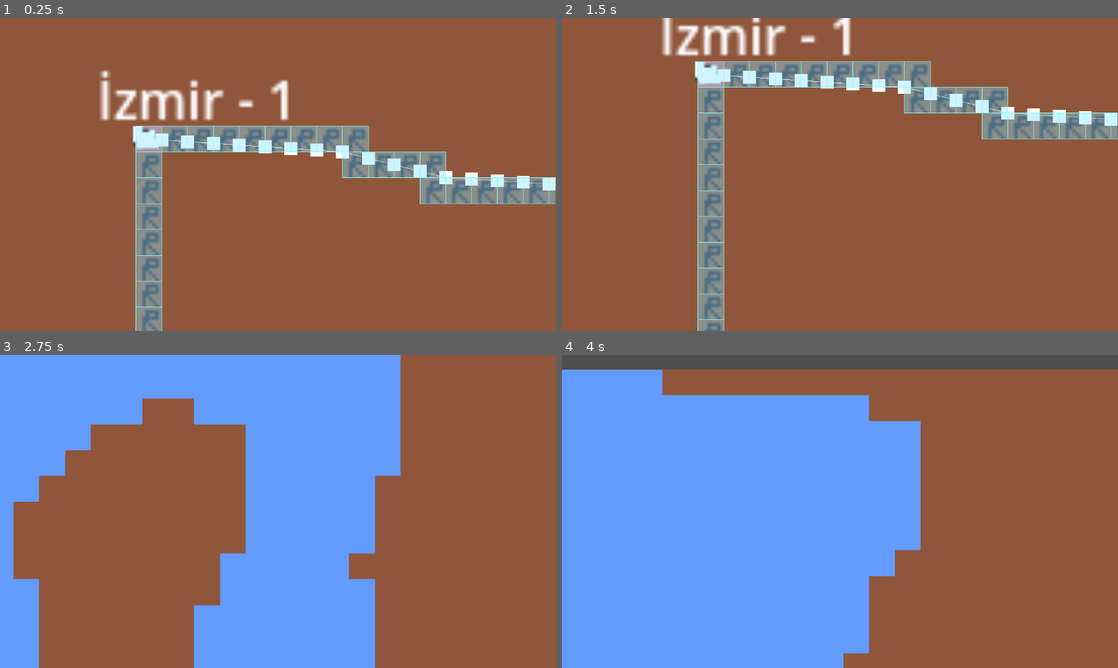
Above: before the commit, frames 1-4 (two rows, left to right).
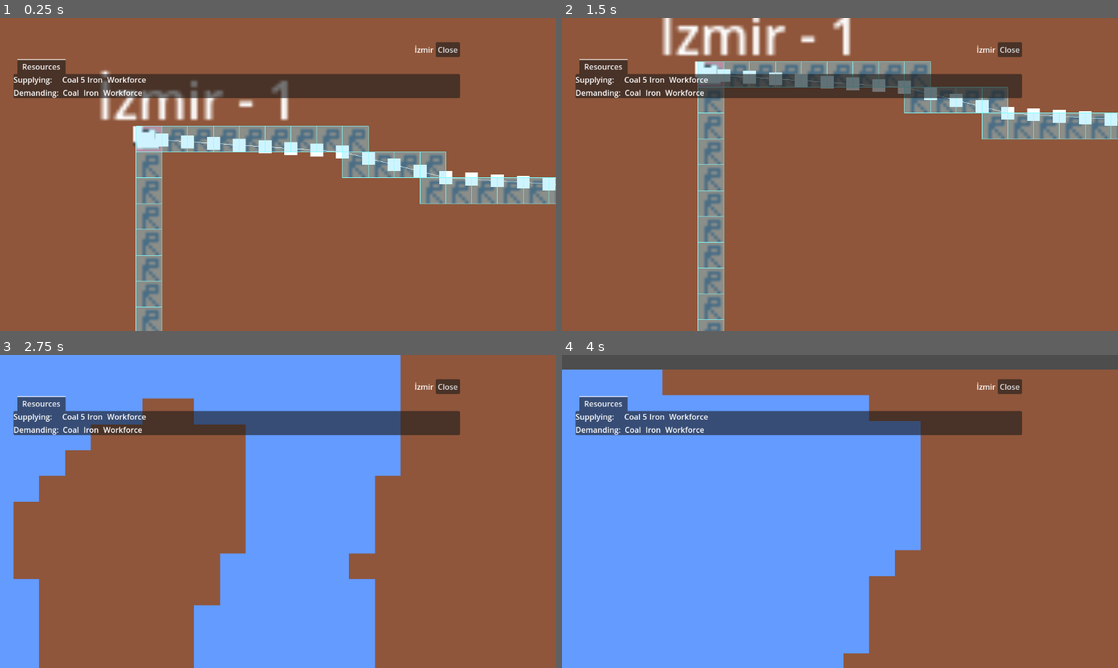
Above: after the commit, the same moments.

Repository: yigitozdemir/GLorryCorp
Game: Godot game, scene res://scenes/main_scenes/game_scene/game_scene.tscn
The game is run twice, just before and just after one commit, with the same random seed, the same clock (stepped at 60 frames per second) and the same inputs.
Inputs (mouse positions are in pixels of both pictures, inside the frame that each line leads up to):
- Up to frame 1 (0.25 s): no input
- Up to frame 2 (1.5 s): tap Enter at 0.5 s; move the mouse to (962, 158) at 0.52 s; click (962, 158) at 0.6 s; tap Space at 1.25 s; move the mouse to (728, 190) at 1.27 s; tap S (camera_move_down) at 1.35 s
- Up to frame 3 (2.75 s): click (166, 527) at 1.55 s; tap Enter at 2 s; move the mouse to (333, 442) at 2.02 s; hold A (camera_move_left) from 2.03 s (still down); click (333, 442) at 2.3 s
- Up to frame 4 (4 s): move the mouse to (812, 574) at 2.77 s; release A (camera_move_left) at 2.78 s; tap D (camera_move_right) at 2.85 s; click (812, 574) at 3.05 s; tap Space at 3.5 s; move the mouse to (1006, 558) at 3.52 s; hold W (camera_move_up) from 3.53 s (still down); click (1006, 558) at 3.8 s

The runs differ from the first frame. In frame 1, 6.9% of the frame differs, in the area x 2-83%, y 7-26%; in frame 2, 6.9%; in frame 3, 7.0%; in frame 4, 7.0%.

Commit message:
8 Display city demands in city menu

Diff:
--- a/scenes/main_scenes/game_scene/game_scene.gd
+++ b/scenes/main_scenes/game_scene/game_scene.gd
@@ -9,6 +9,9 @@
 @export var res_coal_label: Label
 @export var res_iron_label: Label
 @export var res_wf_label: Label
+@export var dem_coal_label: Label
+@export var dem_iron_label: Label
+@export var dem_wf_label: Label
 
 ## method to show city menu and assign selected city
 func show_city_menu(city: City) -> void:
@@ -18,6 +21,10 @@
 	res_coal_label.text = str(city.res_coal)
 	res_iron_label.text = str(city.res_iron)
 	res_wf_label.text   = str(city.res_workforce)
+	dem_coal_label.text = str(city.demand_coal)
+	dem_iron_label.text = str(city.demand_iron)
+	dem_wf_label.text = str(city.demand_workforce)
+
 ## method to hide city menu and clear selected city
 func hide_city_menu() -> void:
 	$ui_canvas/city_menu.hide()
--- a/scenes/main_scenes/game_scene/game_scene.tscn
+++ b/scenes/main_scenes/game_scene/game_scene.tscn
@@ -78,11 +78,14 @@
 atlas = ExtResource("1_5mxav")
 region = Rect2(248, 0, 8, 8)
 
-[node name="game_scene" type="Node2D" node_paths=PackedStringArray("res_coal_label", "res_iron_label", "res_wf_label")]
+[node name="game_scene" type="Node2D" node_paths=PackedStringArray("res_coal_label", "res_iron_label", "res_wf_label", "dem_coal_label", "dem_iron_label", "dem_wf_label")]
 script = ExtResource("1_1vlji")
-res_coal_label = NodePath("ui_canvas/city_menu/city_menu/Resources/HBoxContainer/coal/Label")
-res_iron_label = NodePath("ui_canvas/city_menu/city_menu/Resources/HBoxContainer/iron/Label")
-res_wf_label = NodePath("ui_canvas/city_menu/city_menu/Resources/HBoxContainer/workforce/Label")
+res_coal_label = NodePath("ui_canvas/city_menu/city_menu/Resources/res_con/coal/Label")
+res_iron_label = NodePath("ui_canvas/city_menu/city_menu/Resources/res_con/iron/Label")
+res_wf_label = NodePath("ui_canvas/city_menu/city_menu/Resources/res_con/workforce/Label")
+dem_coal_label = NodePath("ui_canvas/city_menu/city_menu/Resources/dem_con/coal/Label")
+dem_iron_label = NodePath("ui_canvas/city_menu/city_menu/Resources/dem_con/iron/Label")
+dem_wf_label = NodePath("ui_canvas/city_menu/city_menu/Resources/dem_con/workfoce/Label")
 
 [node name="map" type="TileMap" parent="."]
 position = Vector2(2, 0)
@@ -133,7 +136,6 @@
 [node name="ui_canvas" type="CanvasLayer" parent="."]
 
 [node name="city_menu" type="VBoxContainer" parent="ui_canvas"]
-visible = false
 offset_left = 28.0
 offset_top = 50.0
 offset_right = 953.0
@@ -158,40 +160,81 @@
 [node name="Resources" type="VBoxContainer" parent="ui_canvas/city_menu/city_menu"]
 layout_mode = 2
 
-[node name="HBoxContainer" type="HBoxContainer" parent="ui_canvas/city_menu/city_menu/Resources"]
-layout_mode = 2
-
-[node name="coal" type="HBoxContainer" parent="ui_canvas/city_menu/city_menu/Resources/HBoxContainer"]
-layout_mode = 2
-
-[node name="Coal" type="Label" parent="ui_canvas/city_menu/city_menu/Resources/HBoxContainer/coal"]
+[node name="res_con" type="HBoxContainer" parent="ui_canvas/city_menu/city_menu/Resources"]
+layout_mode = 2
+
+[node name="Label" type="Label" parent="ui_canvas/city_menu/city_menu/Resources/res_con"]
+layout_mode = 2
+text = "Supplying:    "
+
+[node name="coal" type="HBoxContainer" parent="ui_canvas/city_menu/city_menu/Resources/res_con"]
+layout_mode = 2
+
+[node name="Coal" type="Label" parent="ui_canvas/city_menu/city_menu/Resources/res_con/coal"]
 layout_mode = 2
 text = "Coal"
 
-[node name="Label" type="Label" parent="ui_canvas/city_menu/city_menu/Resources/HBoxContainer/coal"]
+[node name="Label" type="Label" parent="ui_canvas/city_menu/city_menu/Resources/res_con/coal"]
 layout_mode = 2
 text = "5
 "
 
-[node name="iron" type="HBoxContainer" parent="ui_canvas/city_menu/city_menu/Resources/HBoxContainer"]
-layout_mode = 2
-
-[node name="iron" type="Label" parent="ui_canvas/city_menu/city_menu/Resources/HBoxContainer/iron"]
+[node name="iron" type="HBoxContainer" parent="ui_canvas/city_menu/city_menu/Resources/res_con"]
+layout_mode = 2
+
+[node name="iron" type="Label" parent="ui_canvas/city_menu/city_menu/Resources/res_con/iron"]
 layout_mode = 2
 text = "Iron
 "
 
-[node name="Label" type="Label" parent="ui_canvas/city_menu/city_menu/Resources/HBoxContainer/iron"]
-layout_mode = 2
-
-[node name="workforce" type="HBoxContainer" parent="ui_canvas/city_menu/city_menu/Resources/HBoxContainer"]
-layout_mode = 2
-
-[node name="workforce" type="Label" parent="ui_canvas/city_menu/city_menu/Resources/HBoxContainer/workforce"]
+[node name="Label" type="Label" parent="ui_canvas/city_menu/city_menu/Resources/res_con/iron"]
+layout_mode = 2
+
+[node name="workforce" type="HBoxContainer" parent="ui_canvas/city_menu/city_menu/Resources/res_con"]
+layout_mode = 2
+
+[node name="workforce" type="Label" parent="ui_canvas/city_menu/city_menu/Resources/res_con/workforce"]
 layout_mode = 2
 text = "Workforce"
 
-[node name="Label" type="Label" parent="ui_canvas/city_menu/city_menu/Resources/HBoxContainer/workforce"]
+[node name="Label" type="Label" parent="ui_canvas/city_menu/city_menu/Resources/res_con/workforce"]
+layout_mode = 2
+
+[node name="dem_con" type="HBoxContainer" parent="ui_canvas/city_menu/city_menu/Resources"]
+layout_mode = 2
+
+[node name="Label" type="Label" parent="ui_canvas/city_menu/city_menu/Resources/dem_con"]
+layout_mode = 2
+text = "Demanding: "
+
+[node name="coal" type="HBoxContainer" parent="ui_canvas/city_menu/city_menu/Resources/dem_con"]
+layout_mode = 2
+
+[node name="coal" type="Label" parent="ui_canvas/city_menu/city_menu/Resources/dem_con/coal"]
+layout_mode = 2
+text = "Coal"
+
+[node name="Label" type="Label" parent="ui_canvas/city_menu/city_menu/Resources/dem_con/coal"]
+layout_mode = 2
+
+[node name="iron" type="HBoxContainer" parent="ui_canvas/city_menu/city_menu/Resources/dem_con"]
+layout_mode = 2
+
+[node name="iron" type="Label" parent="ui_canvas/city_menu/city_menu/Resources/dem_con/iron"]
+layout_mode = 2
+text = "Iron"
+
+[node name="Label" type="Label" parent="ui_canvas/city_menu/city_menu/Resources/dem_con/iron"]
+layout_mode = 2
+
+[node name="workfoce" type="HBoxContainer" parent="ui_canvas/city_menu/city_menu/Resources/dem_con"]
+layout_mode = 2
+
+[node name="workforce" type="Label" parent="ui_canvas/city_menu/city_menu/Resources/dem_con/workfoce"]
+layout_mode = 2
+text = "Workforce"
+
+[node name="Label" type="Label" parent="ui_canvas/city_menu/city_menu/Resources/dem_con/workfoce"]
 layout_mode = 2
 
 [connection signal="button_up" from="ui_canvas/city_menu/top_container/btn_close" to="." method="_on_btn_close_button_up"]
Not shown, changed: TODOList.txt
